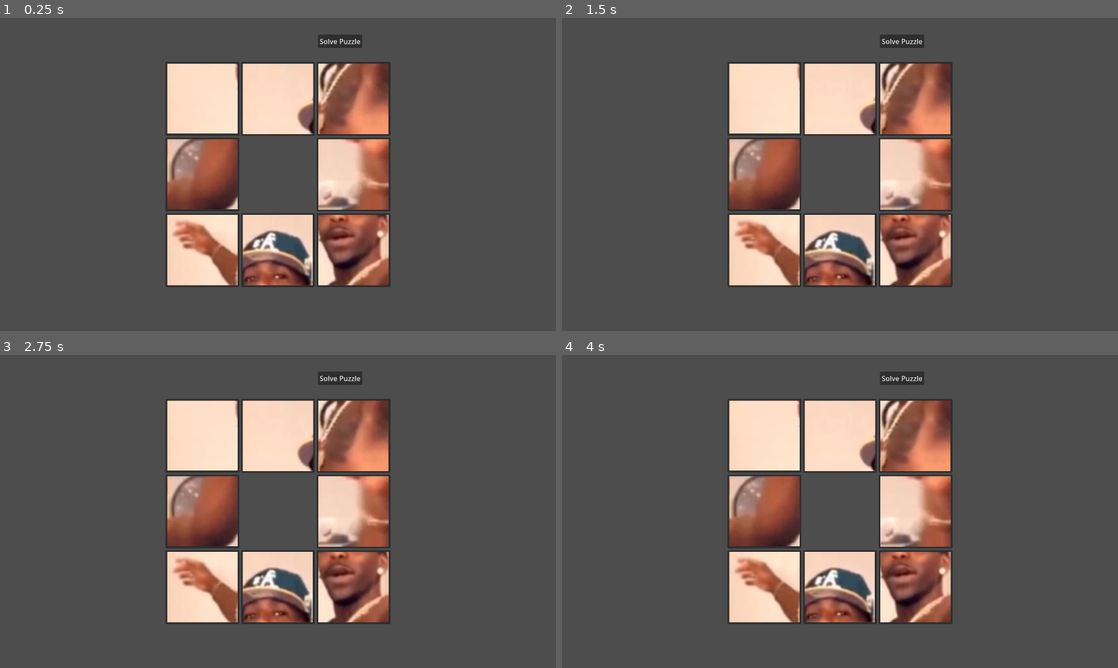
Above: before the commit, frames 1-4 (two rows, left to right).
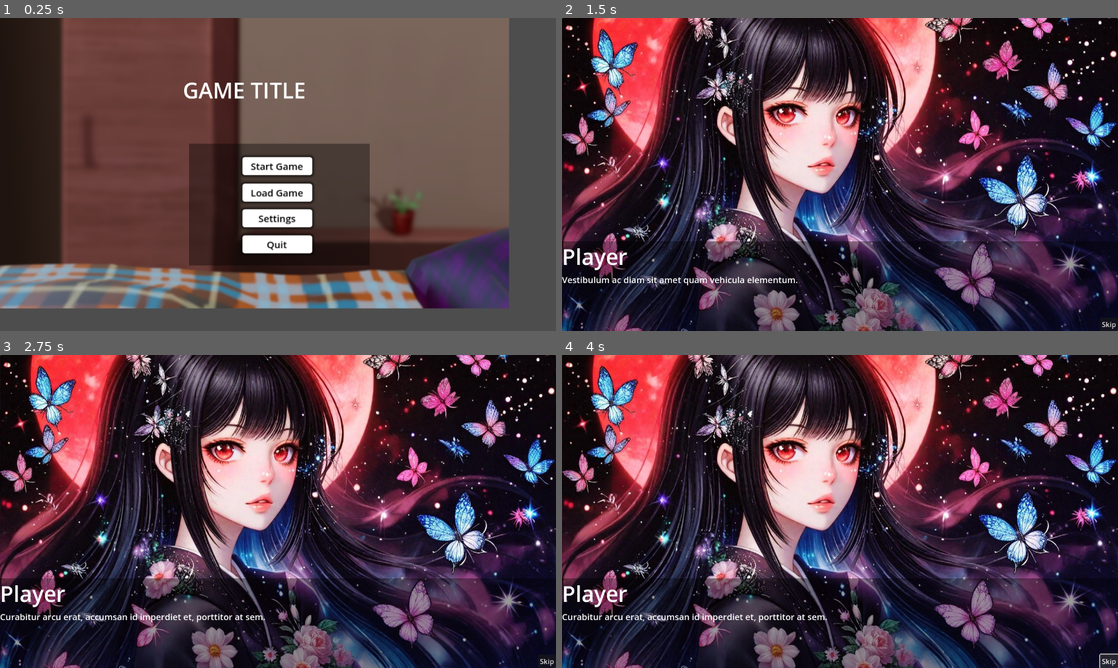
Above: after the commit, the same moments.

Repository: JoshuaSaayo/scrap-androids
Game: Godot game, scene res://UI/menu.tscn
The game is run twice, just before and just after one commit, with the same random seed, the same clock (stepped at 60 frames per second) and the same inputs. Before the commit the project starts from res://main_scenes/puzzle.tscn.
Inputs (mouse positions are in pixels of both pictures, inside the frame that each line leads up to):
- Up to frame 1 (0.25 s): no input
- Up to frame 2 (1.5 s): click (840, 165) at 0.5 s, where only the run after the commit has a clickable "Start Game"; click (840, 174) at 1.27 s
- Up to frame 3 (2.75 s): click (278, 511) at 2.02 s
- Up to frame 4 (4 s): click (1106, 661) at 2.75 s, where only the run after the commit has a clickable "Skip"; click (1106, 661) at 3.5 s, where only the run after the commit has a clickable "Skip"

The runs differ from the first frame. In frame 1, 81% of the frame differs, in the area x 0-92%, y 0-93%; in frame 2, 97%; in frame 3, 97%, in the area x 0-100%, y 0-100%; in frame 4, 97%.

Commit message:
update main menu and dialogue

Diff:
--- /dev/null
+++ b/game/UI/menu.gd
@@ -0,0 +1,4 @@
+extends Control
+
+func _on_start_button_pressed() -> void:
+	get_tree().change_scene_to_file("res://main_scenes/dialogue_scene.tscn")
--- a/game/UI/menu.tscn
+++ b/game/UI/menu.tscn
@@ -1,6 +1,7 @@
-[gd_scene load_steps=3 format=3 uid="uid://ba5t7lvxnwn1j"]
+[gd_scene load_steps=4 format=3 uid="uid://ba5t7lvxnwn1j"]
 
 [ext_resource type="Texture2D" uid="uid://c04aktf1pn2tl" path="res://UI/assets/menu_bg.png" id="1_0h2wq"]
+[ext_resource type="Script" uid="uid://b76wheccjxb8g" path="res://UI/menu.gd" id="1_wfiwe"]
 
 [sub_resource type="StyleBoxFlat" id="StyleBoxFlat_6w8i2"]
 bg_color = Color(1, 1, 1, 1)
@@ -19,6 +20,7 @@
 grow_vertical = 2
 size_flags_horizontal = 4
 size_flags_vertical = 4
+script = ExtResource("1_wfiwe")
 
 [node name="Background" type="TextureRect" parent="."]
 layout_mode = 0
@@ -45,7 +47,7 @@
 pivot_offset = Vector2(19.7191, 20.4536)
 color = Color(0, 0, 0, 0.380392)
 
-[node name="Button" type="Button" parent="."]
+[node name="StartButton" type="Button" parent="."]
 layout_mode = 1
 anchors_preset = 8
 anchor_left = 0.5
@@ -131,3 +133,5 @@
 offset_bottom = 200.0
 theme_override_font_sizes/font_size = 50
 text = "GAME TITLE"
+
+[connection signal="pressed" from="StartButton" to="." method="_on_start_button_pressed"]
--- /dev/null
+++ b/game/main_scenes/dialogue_scene.gd
@@ -0,0 +1,46 @@
+extends Control
+
+@onready var illust = $Illust
+@onready var dialogue_label = $DialogueBox/DialogueLabel
+@onready var next_button = $NextButton
+
+# --- Exported variables for easy editing in inspector
+@export var illusts: Array[Texture2D] = []
+@export var puzzle_scene: String = "res://main_scenes/puzzle.tscn"
+
+# --- Dialogue lines
+var dialogues = [
+	"Lorem ipsum dolor sit amet, consectetur adipiscing elit.",
+	"Vestibulum ac diam sit amet quam vehicula elementum.",
+	"Curabitur arcu erat, accumsan id imperdiet et, porttitor at sem.",
+	"Sed porttitor lectus nibh. Vivamus magna justo.",
+	"Cras ultricies ligula sed magna dictum porta.",
+	"Donec rutrum congue leo eget malesuada.",
+]
+
+var current_line := 0
+
+func _ready():
+	next_button.pressed.connect(_on_next_pressed)
+	_update_dialogue()
+	_update_illust()
+
+func _on_next_pressed():
+	current_line += 1
+	if current_line < dialogues.size():
+		_update_dialogue()
+		if current_line % 3 == 0: # every 3 lines, update illustration
+			_update_illust()
+	else:
+		_go_to_puzzle()
+
+func _update_dialogue():
+	dialogue_label.text = dialogues[current_line]
+
+func _update_illust():
+	var illust_index = current_line / 3
+	if illust_index < illusts.size():
+		illust.texture = illusts[illust_index]
+
+func _go_to_puzzle():
+	get_tree().change_scene_to_file(puzzle_scene)
--- /dev/null
+++ b/game/main_scenes/dialogue_scene.tscn
@@ -0,0 +1,96 @@
+[gd_scene load_steps=9 format=3 uid="uid://di1emr8sody11"]
+
+[ext_resource type="Texture2D" uid="uid://c7eaealcfp3vq" path="res://assets/illust_dialogue/prologue_1.jpg" id="1_8rnwa"]
+[ext_resource type="Script" uid="uid://d1uk31bqkxyaq" path="res://main_scenes/dialogue_scene.gd" id="1_57nxx"]
+[ext_resource type="Texture2D" uid="uid://dfpvpvstp1wqv" path="res://assets/illust_dialogue/prologue_2.jpg" id="3_xcyb0"]
+
+[sub_resource type="LabelSettings" id="LabelSettings_8rnwa"]
+font_size = 50
+
+[sub_resource type="LabelSettings" id="LabelSettings_57nxx"]
+font_size = 20
+
+[sub_resource type="StyleBoxFlat" id="StyleBoxFlat_8rnwa"]
+bg_color = Color(0.6, 0.6, 0.6, 0)
+
+[sub_resource type="StyleBoxFlat" id="StyleBoxFlat_xcyb0"]
+bg_color = Color(0.6, 0.6, 0.6, 0)
+
+[sub_resource type="StyleBoxFlat" id="StyleBoxFlat_57nxx"]
+bg_color = Color(0.6, 0.6, 0.6, 0)
+
+[node name="dialogue_scene" type="Control"]
+layout_mode = 3
+anchors_preset = 15
+anchor_right = 1.0
+anchor_bottom = 1.0
+grow_horizontal = 2
+grow_vertical = 2
+script = ExtResource("1_57nxx")
+illusts = Array[Texture2D]([ExtResource("1_8rnwa"), ExtResource("3_xcyb0")])
+
+[node name="Illust" type="TextureRect" parent="."]
+layout_mode = 0
+offset_right = 1280.0
+offset_bottom = 720.0
+texture = ExtResource("1_8rnwa")
+
+[node name="DialogueBox" type="ColorRect" parent="."]
+layout_mode = 1
+anchors_preset = 12
+anchor_top = 1.0
+anchor_right = 1.0
+anchor_bottom = 1.0
+offset_top = -206.0
+grow_horizontal = 2
+grow_vertical = 0
+color = Color(0, 0, 0, 0.392157)
+
+[node name="CharacterName" type="Label" parent="DialogueBox"]
+layout_mode = 0
+offset_right = 49.0
+offset_bottom = 23.0
+text = "Player"
+label_settings = SubResource("LabelSettings_8rnwa")
+
+[node name="DialogueLabel" type="Label" parent="DialogueBox"]
+layout_mode = 0
+offset_top = 74.0
+offset_right = 1132.0
+offset_bottom = 195.0
+text = "Lorem ipsum dolor sit amet, consectetur adipiscing elit.
+Sed vitae neque non risus interdum dignissim.
+Nulla facilisi. Praesent accumsan, magna a porttitor congue, nisi lacus viverra magna, ut laoreet turpis elit vitae nibh.
+wMauris vitae sapien justo."
+label_settings = SubResource("LabelSettings_57nxx")
+
+[node name="NextButton" type="Button" parent="."]
+layout_mode = 1
+anchors_preset = 15
+anchor_right = 1.0
+anchor_bottom = 1.0
+grow_horizontal = 2
+grow_vertical = 2
+theme_override_colors/font_hover_color = Color(1, 1, 1, 0)
+theme_override_colors/font_color = Color(1, 1, 1, 1)
+theme_override_colors/font_pressed_color = Color(0, 0, 0, 0)
+theme_override_styles/hover = SubResource("StyleBoxFlat_8rnwa")
+theme_override_styles/pressed = SubResource("StyleBoxFlat_xcyb0")
+theme_override_styles/normal = SubResource("StyleBoxFlat_57nxx")
+text = "
+"
+
+[node name="SkipButton" type="Button" parent="."]
+layout_mode = 1
+anchors_preset = 3
+anchor_left = 1.0
+anchor_top = 1.0
+anchor_right = 1.0
+anchor_bottom = 1.0
+offset_left = -41.0
+offset_top = -31.0
+grow_horizontal = 0
+grow_vertical = 0
+text = "Skip"
+
+[connection signal="pressed" from="NextButton" to="." method="_on_next_button_pressed"]
--- a/game/project.godot
+++ b/game/project.godot
@@ -11,7 +11,7 @@
 [application]
 
 config/name="LEWD PUZZLE"
-run/main_scene="uid://cv3lq5t4igbwx"
+run/main_scene="uid://ba5t7lvxnwn1j"
 config/features=PackedStringArray("4.4", "Forward Plus")
 config/icon="res://icon.svg"
 
Not shown, added: game/UI/menu.gd.uid
Binary file added: game/assets/illust_dialogue/prologue_1.jpg
Not shown, added: game/assets/illust_dialogue/prologue_1.jpg.import
Binary file added: game/assets/illust_dialogue/prologue_2.jpg
Not shown, added: game/assets/illust_dialogue/prologue_2.jpg.import
Not shown, added: game/main_scenes/dialogue_scene.gd.uid
